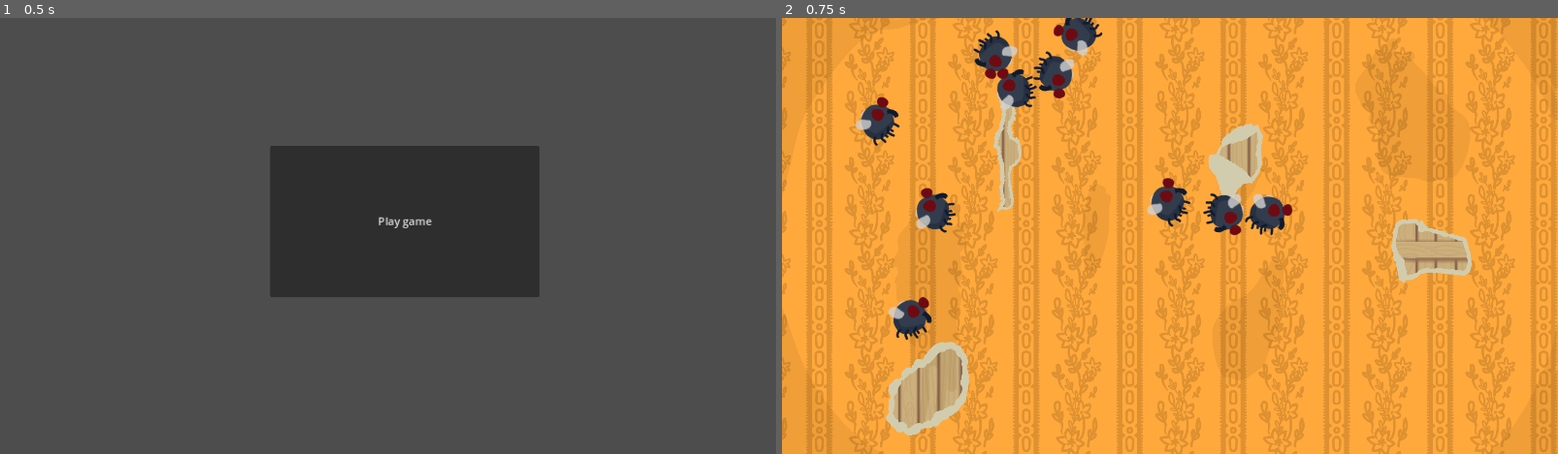
Above: before the commit, frames 1-2 (left to right).
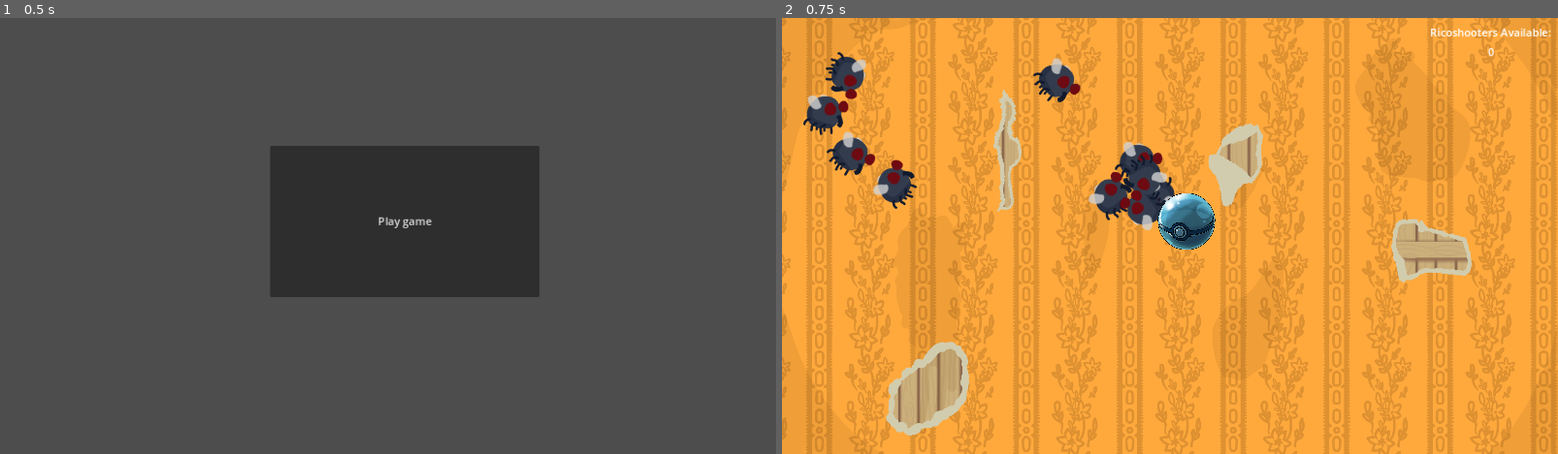
Above: after the commit, the same moments.

Repository: charlottebecconsall/fly-on-the-wall
Game: Godot game, scene res://menu.tscn
The game is run twice, just before and just after one commit, with the same random seed, the same clock (stepped at 60 frames per second) and the same inputs.
Inputs:
- Up to frame 1 (0.5 s): no input
- Up to frame 2 (0.75 s): click "Play game" at 0.5 s

Frame 1 is identical in both runs. In frame 2, 6.8% of the frame differs, in the area x 2-100%, y 0-74%.

Commit message:
Ricoshooter placing

Diff:
--- a/main_game.gd
+++ b/main_game.gd
@@ -1,18 +1,35 @@
 extends Node2D
 
 var num_flies = 10
+var num_ricoshooters = 3
 
-# Called when the node enters the scene tree for the first time.
-func _ready() -> void:
-	# Puts defined number of flies in random places
+func load_flies(num_flies):
 	for i in num_flies:
 		var fly_scene = preload("res://fly.tscn")
 		var fly = fly_scene.instantiate() as Node2D
 		add_child(fly)
-		fly.position = Vector2(randi() % get_window().size.x, randi() % get_window().size.y)
+		fly.position = Vector2(randi() % (get_window().size.x-100), randi() % (get_window().size.y-100))
 		fly.rotation_degrees = randi() % 360
+
+
+func load_ricoshooter_info(num_ricoshooters):
+	$RicoshooterNum.text = str(num_ricoshooters)
+
+
+# Called when the node enters the scene tree for the first time.
+func _ready() -> void:
+	# Prepares game by loading in all the essentials
+	load_flies(num_flies)
+	load_ricoshooter_info(num_ricoshooters)
 
 
 # Called every frame. 'delta' is the elapsed time since the previous frame.
 func _process(delta: float) -> void:
-	pass
+	if MOUSE_BUTTON_LEFT:
+		if num_ricoshooters > 0:
+			var ricoshooter_scene = preload("res://ricoshooters.tscn")
+			var ricoshooter = ricoshooter_scene.instantiate() as Node2D
+			add_child(ricoshooter)
+			ricoshooter.position = get_global_mouse_position()
+			num_ricoshooters -= 1
+			load_ricoshooter_info(num_ricoshooters)
--- a/main_game.tscn
+++ b/main_game.tscn
@@ -19,3 +19,18 @@
 grow_vertical = 2
 texture = ExtResource("2_4h7wb")
 expand_mode = 1
+
+[node name="Label" type="Label" parent="."]
+offset_left = 962.0
+offset_top = 10.0
+offset_right = 1141.0
+offset_bottom = 33.0
+text = "Ricoshooters Available:"
+
+[node name="RicoshooterNum" type="Label" parent="."]
+offset_left = 964.0
+offset_top = 39.0
+offset_right = 1143.0
+offset_bottom = 62.0
+text = "0"
+horizontal_alignment = 1
